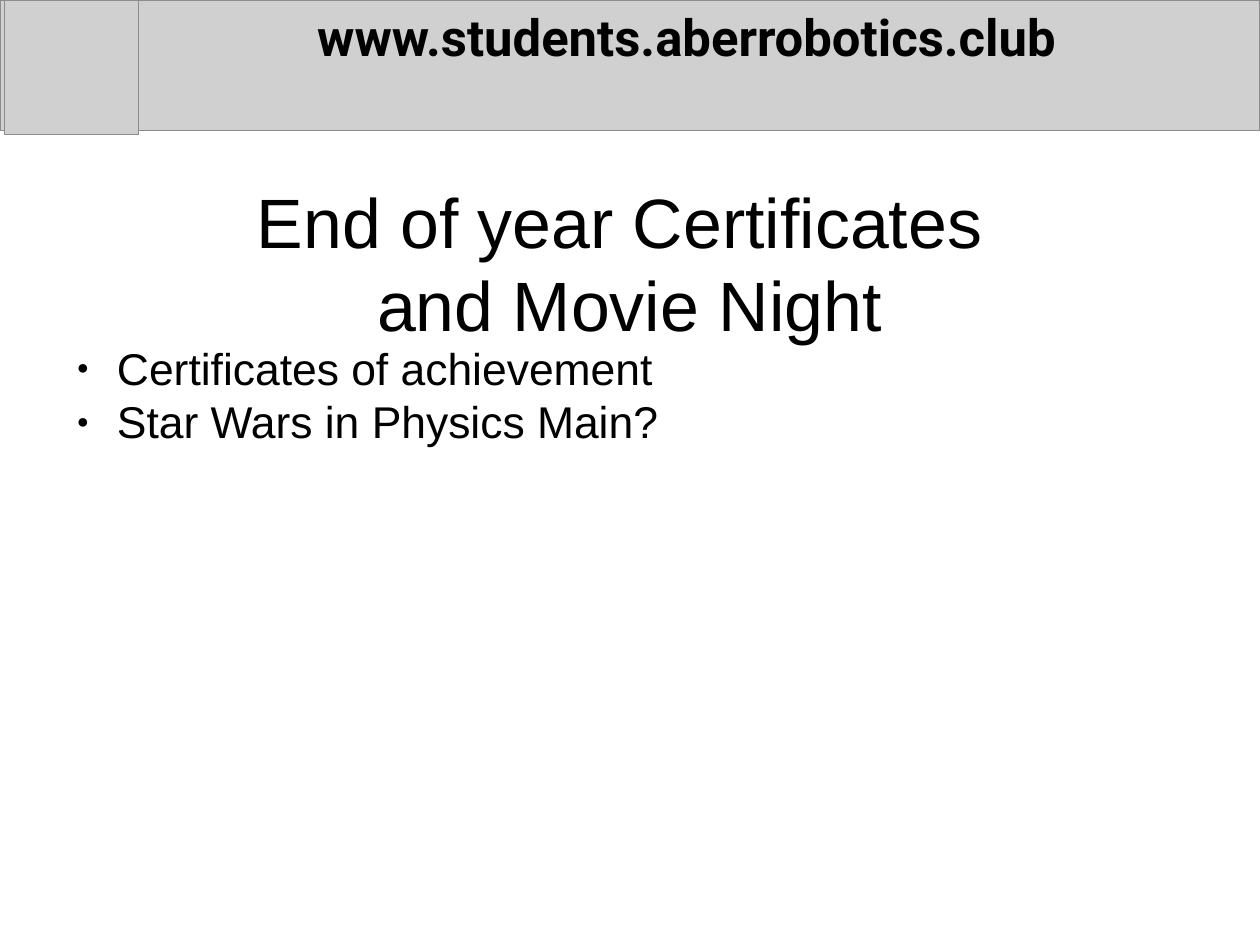
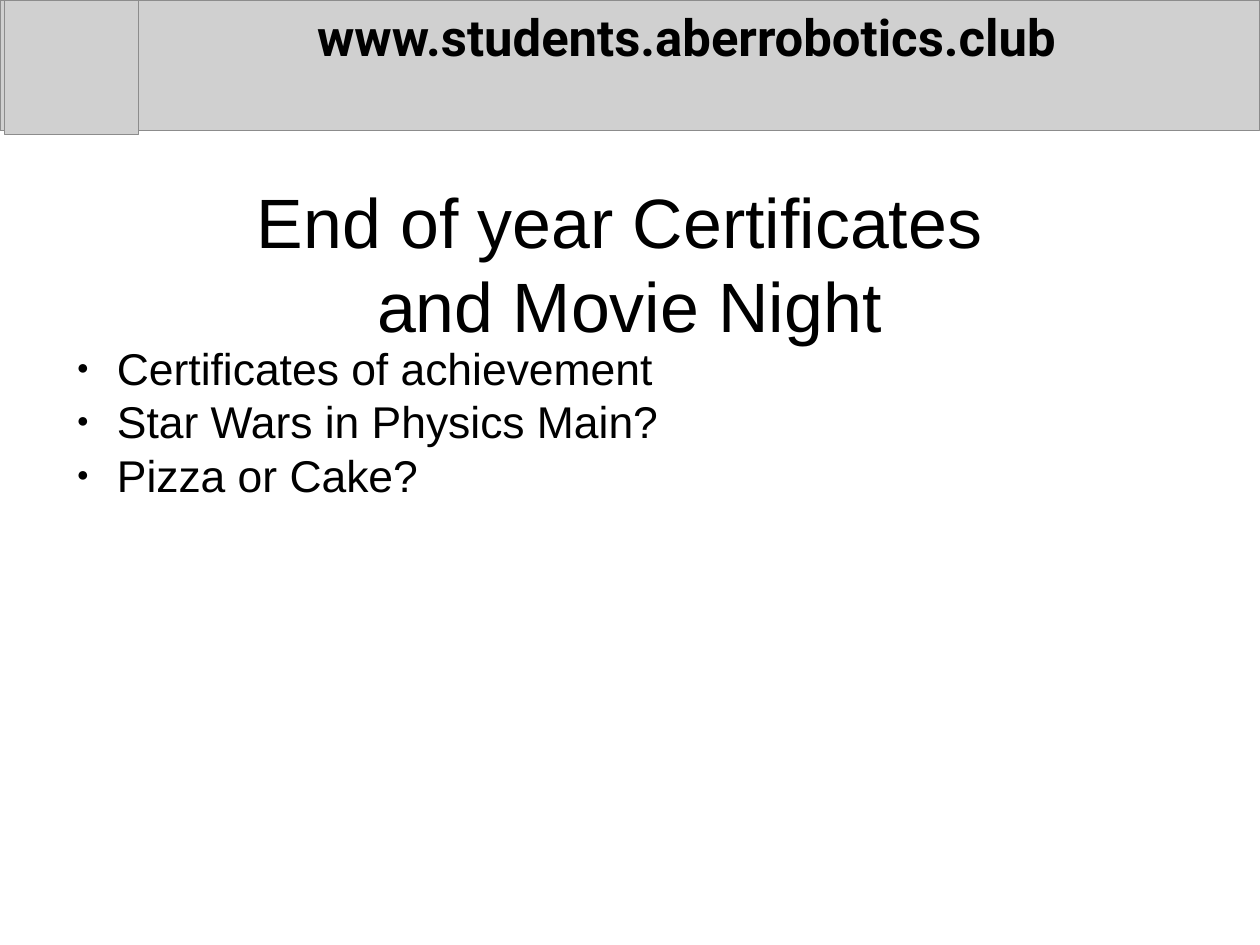
Before and after one commit to arcub/arcub.github.io, a slide deck: slide 10 of news/2018-02-07.pptx (slide 9 before the commit). Drawn at 1260x945 pixels with LibreOffice and Linux fonts; fonts in the diff are those of the drawing; grey boxes stand for pictures. Boxes give left, top, right and bottom in pixels: in the first picture for what was removed or moved away, otherwise in the second. Text is boxed around its words. In the diff, an @@ line names an element or a change of style, - is before the commit and + after.

```diff
--- a/news/2018-02-07.pptx
+++ b/news/2018-02-07.pptx
@@ text at (x1=117, y1=459, x2=418, y2=493): paragraph added @@
+● Pizza or Cake?
```
Also in this commit, not shown: 1 other slide changed, 1 slide added.
